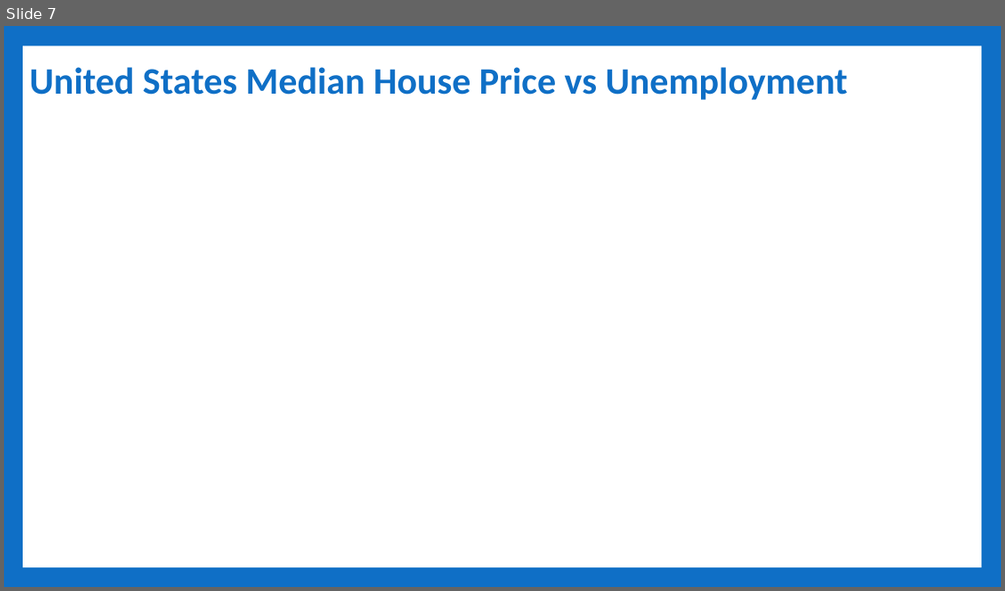
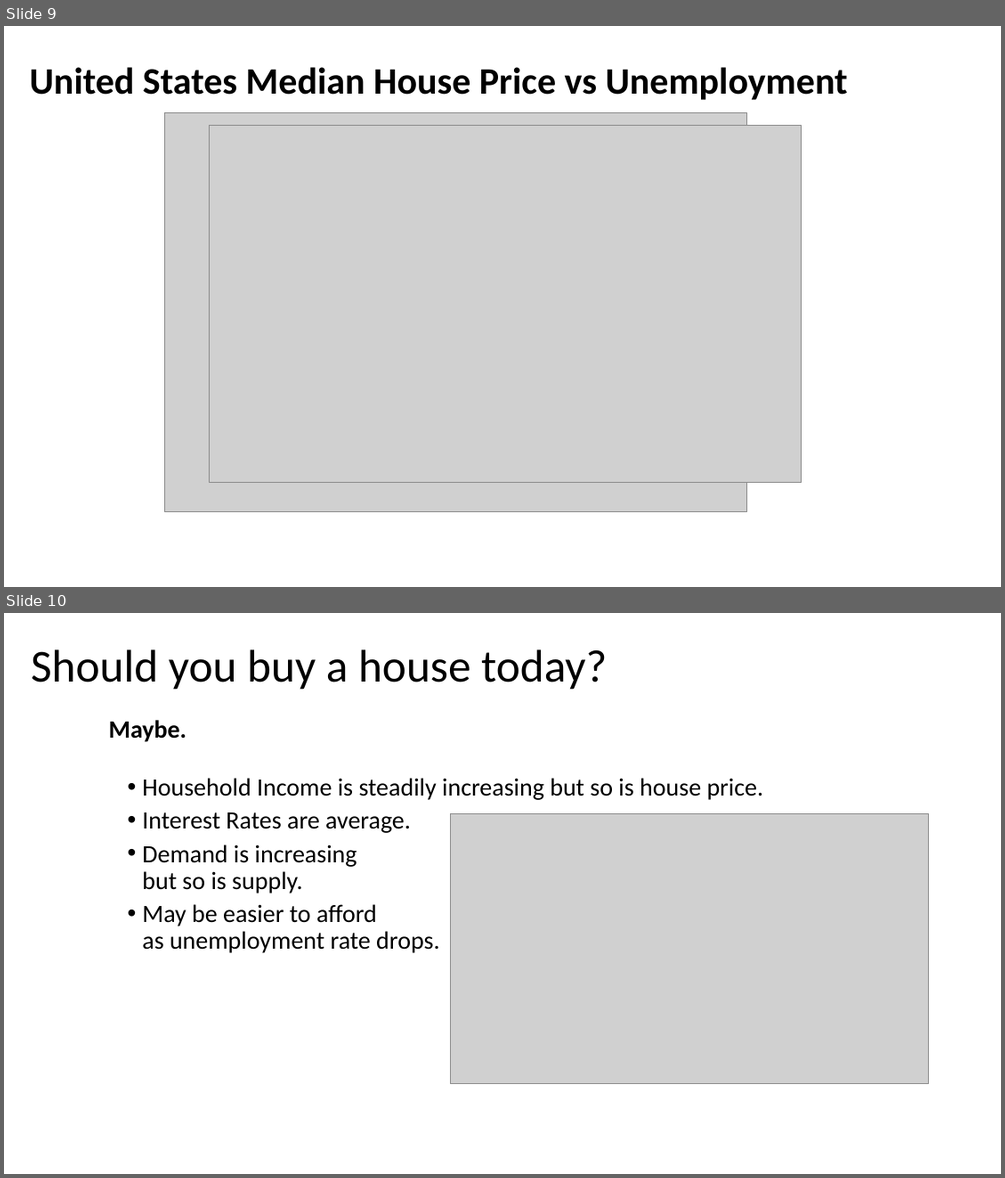
Before and after one commit to Sethdcarter/group8_data_project_1, a slide deck: Presentation/Project-1_Group-8_Presentation-US_Housing_Market.pptx. Shown one above the other, each under a label of ours: slide 7 before the commit, slides 9 and 10 after it. The pictures are 1005x591 and 1005x1178 pixels, drawn with LibreOffice and Linux fonts; fonts in the diff are those of the drawing; grey boxes stand for pictures. Boxes give left, top, right and bottom in pixels: in the first picture for what was removed or moved away, otherwise in the second. Text is boxed around its words. In the diff, an @@ line names an element or a change of style, - is before the commit and + after.

```diff
--- a/Presentation/Project-1_Group-8_Presentation-US_Housing_Market.pptx
+++ b/Presentation/Project-1_Group-8_Presentation-US_Housing_Market.pptx
@@ slide 10 added at [4,613,1001,1174], background #FFFFFF @@
@@ title added at [31,649,607,690], 44 pt, text #000000 @@
+Should you buy a house today?
@@ text added at [109,720,764,953], 24 pt, text #000000 @@
+Maybe.
+  • Household Income is steadily increasing but so is house price.
+  • Interest Rates are average.
+  • Demand is increasing
+    but so is supply.
+  • May be easier to afford
+    as unemployment rate drops.
@@ picture added at [451,813,928,1083] @@
@@ what was slide 7 is now slide 9 @@
@@ slide 9 changed as well @@
@@ background #0F6FC6 to #FFFFFF @@
@@ title "United States Median House Price ..." at [30,67,848,100]: text colour #0F6FC6 to #000000 @@
@@ rectangle removed at [23,46,981,567] @@
@@ picture added at [164,112,746,511] @@
@@ picture added at [210,126,801,483] @@
```
Also in this commit, not shown: 5 other slides changed, 3 other slides added, 1 slide removed.
